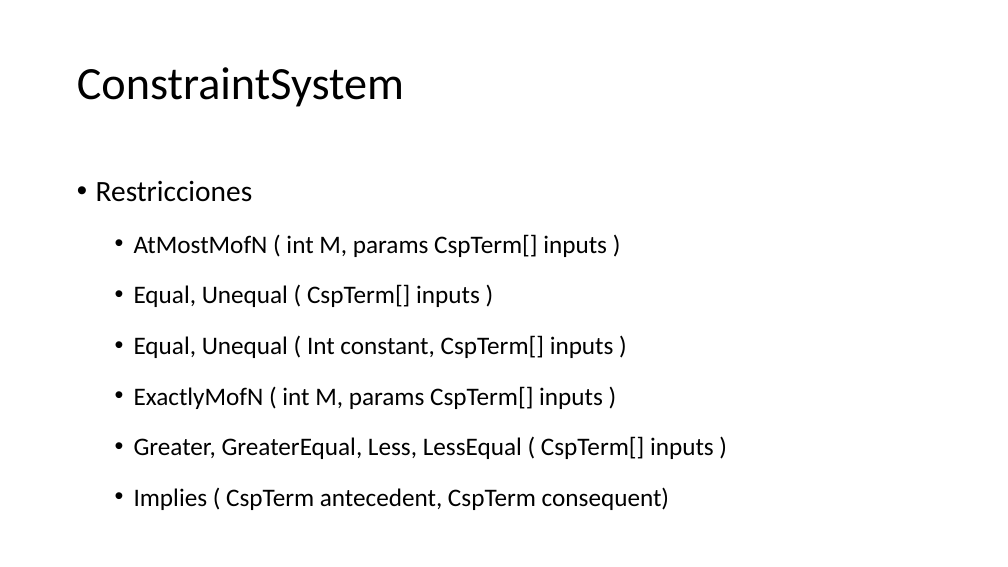
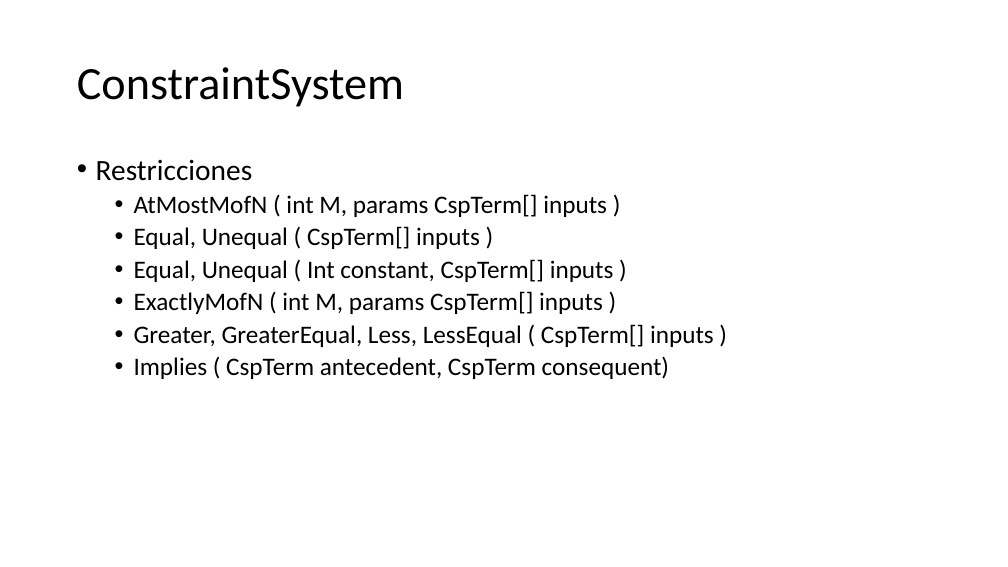
Before and after one commit to victordpc/ProgramacionRestricciones, a slide deck: slide 7 of Presentacion/Solver Foundation.pptx (slide 6 before the commit). Drawn at 1008x567 pixels with LibreOffice and Linux fonts; fonts in the diff are those of the drawing. Boxes give left, top, right and bottom in pixels: in the first picture for what was removed or moved away, otherwise in the second. Text is boxed around its words. In the diff, an @@ line names an element or a change of style, - is before the commit and + after.

```diff
--- a/Presentacion/Solver Foundation.pptx
+++ b/Presentacion/Solver Foundation.pptx
@@ text "Restricciones" at [96,159,714,379]: line spacing 1.5 to 0.9 @@
```
Also in this commit, not shown: 5 other slides changed, 1 slide added.
